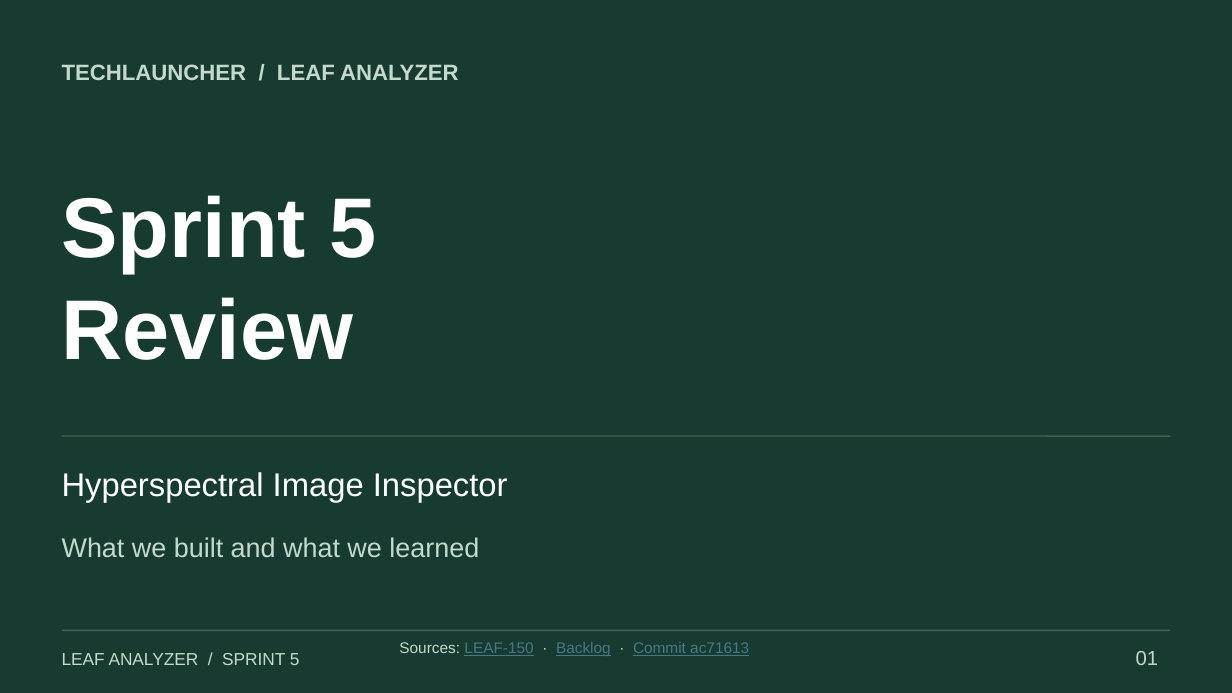
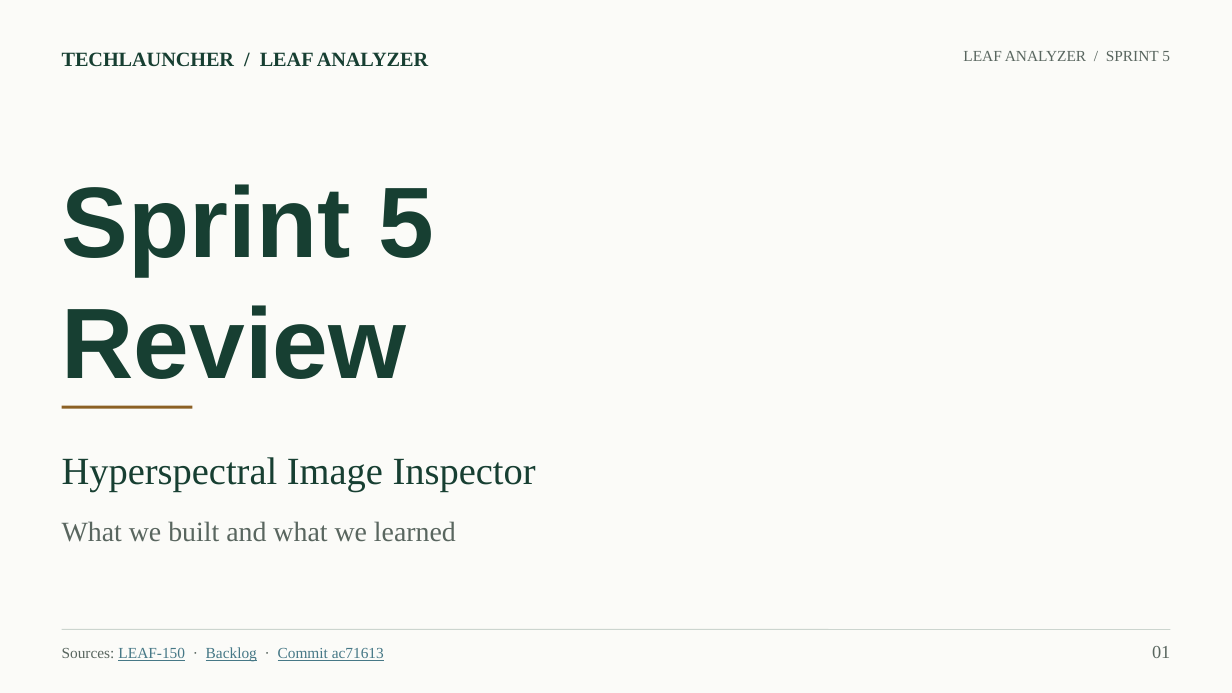
Before and after one commit to Techlauncher-LeafAnalyzer/Hyperspectral-Image-Inspector, a slide deck: slide 1 of docs/presentations/Sprint-5-Review.pptx. Drawn at 1232x693 pixels with LibreOffice and Linux fonts; fonts in the diff are those of the drawing. Boxes give left, top, right and bottom in pixels: in the first picture for what was removed or moved away, otherwise in the second. Text is boxed around its words. In the diff, an @@ line names an element or a change of style, - is before the commit and + after.

Commit message:
docs: polish sprint review typography and layouts

```diff
--- a/docs/presentations/Sprint-5-Review.pptx
+++ b/docs/presentations/Sprint-5-Review.pptx
@@ background #173B31 to #FBFBF8 @@
@@ text "TECHLAUNCHER / LEAF ANALYZER": place and size @@
-text "TECHLAUNCHER / LEAF ANALYZER" at <box>62,64,459,80</box>
+text "TECHLAUNCHER / LEAF ANALYZER" at <box>62,52,428,67</box>
@@ text "TECHLAUNCHER / LEAF ANALYZER" at <box>62,52,428,67</box>: size 17.2 to 15.8 pt, font Arial to Times New Roman, text colour #C4D9CB to #173F32 @@
@@ text "LEAF ANALYZER / SPRINT 5": place and size @@
-text "LEAF ANALYZER / SPRINT 5" at <box>62,653,300,665</box>
+text "LEAF ANALYZER / SPRINT 5" at <box>963,51,1170,61</box>
@@ text "LEAF ANALYZER / SPRINT 5" at <box>963,51,1170,61</box>: size 13.5 to 12 pt, font Arial to Times New Roman, text colour #C4D9CB to #59665F; alignment left to right @@
@@ text "Sprint 5": place and size @@
-text "Sprint 5" at <box>62,195,376,360</box>
+text "Sprint 5" at <box>62,184,434,379</box>
@@ text "Sprint 5" at <box>62,184,434,379</box>: size 66 to 78 pt, text colour #FFFFFF to #173F32 @@
@@ line added from (62, 408) to (192, 408), #8C6125 2.25 pt @@
@@ text "Hyperspectral Image Inspector": place and size @@
-text "Hyperspectral Image Inspector" at <box>62,472,508,503</box>
+text "Hyperspectral Image Inspector" at <box>62,457,536,492</box>
@@ text "Hyperspectral Image Inspector" at <box>62,457,536,492</box>: size 25.5 to 30 pt, font Arial to Times New Roman, text colour #FFFFFF to #173F32 @@
@@ line removed from (62, 436) to (1171, 436) @@
@@ text "What we built and what ...": place and size @@
-text "What we built and what ..." at <box>62,537,479,558</box>
+text "What we built and what ..." at <box>62,521,456,542</box>
@@ text "What we built and what ..." at <box>62,521,456,542</box>: size 21 to 21.8 pt, font Arial to Times New Roman, text colour #C4D9CB to #59665F @@
@@ line (62, 629) - (1171, 629): stroke #416252 1.13 pt to #CCD5CF 0.75 pt @@
@@ text "Sources: LEAF-150 · Backlog · ...": place and size @@
-text "Sources: LEAF-150 · Backlog · ..." at <box>399,642,749,656</box>
+text "Sources: LEAF-150 · Backlog · ..." at <box>62,647,384,662</box>
@@ text "Sources: LEAF-150 · Backlog · ..." at <box>62,647,384,662</box>: font Arial to Times New Roman; text colour #C4D9CB to #59665F in "Sources: · ·"; line spacing 1.08 to 1 @@
@@ text "01" at <box>1152,646,1170,658</box>: size 15.8 to 14.2 pt, font Arial to Times New Roman, text colour #C4D9CB to #59665F; alignment left to right @@
```
Also in this commit, not shown: 13 other slides changed.
